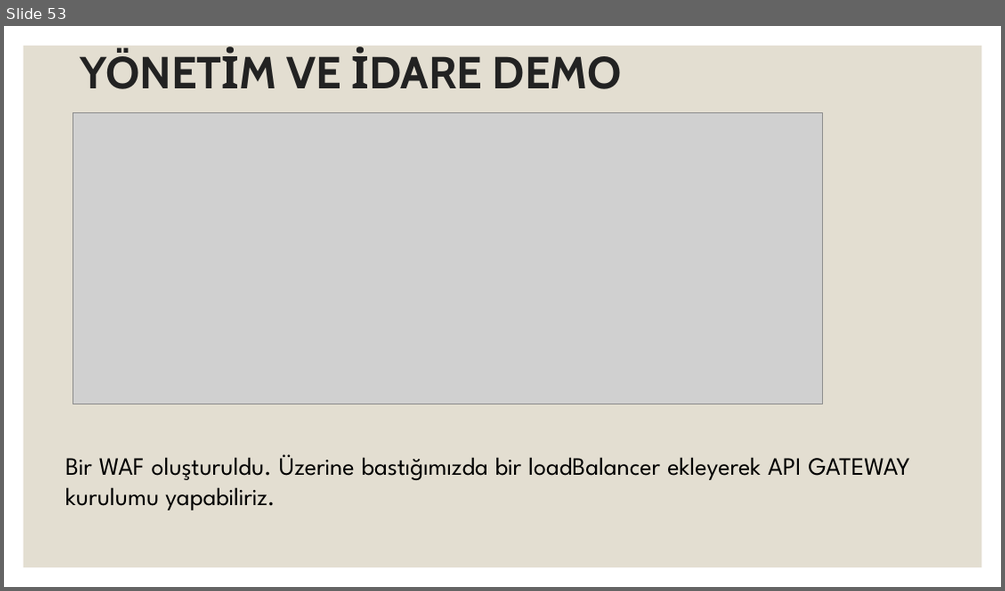
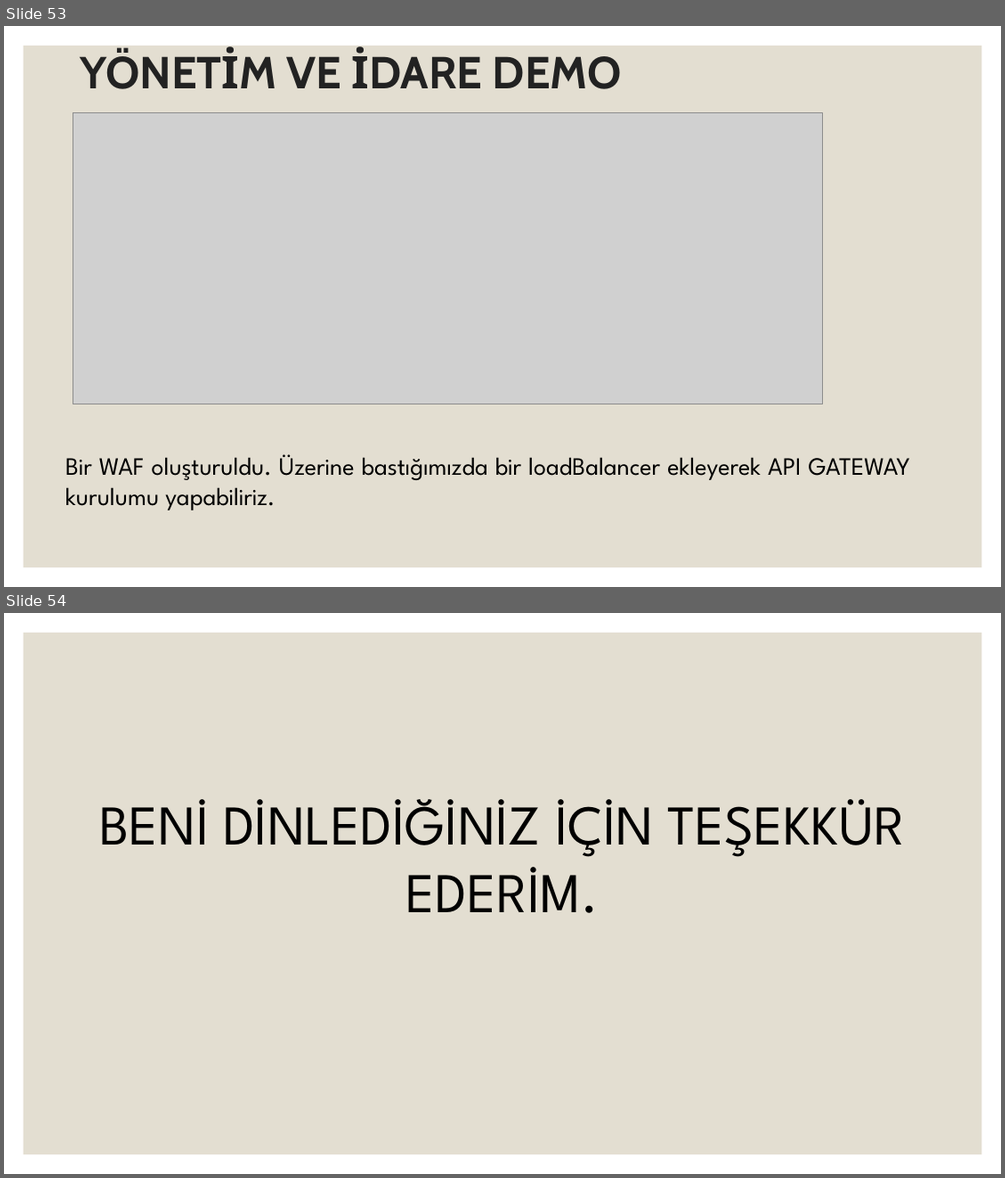
Before and after one commit to bugraklcc/AWS101, a slide deck: AMAZON WEB SERVİSLERİ.pptx. Shown one above the other, each under a label of ours: slide 53 before the commit, slides 53 and 54 after it. The pictures are 1005x591 and 1005x1178 pixels, drawn with LibreOffice and Linux fonts; fonts in the diff are those of the drawing; grey boxes stand for pictures. Boxes give left, top, right and bottom in pixels: in the first picture for what was removed or moved away, otherwise in the second. Text is boxed around its words. In the diff, an @@ line names an element or a change of style, - is before the commit and + after.

```diff
--- a/AMAZON WEB SERVİSLERİ.pptx
+++ b/AMAZON WEB SERVİSLERİ.pptx
@@ slide 54 added at box(4, 613, 1001, 1174), background #FFFFFF; not listed: 1 template element that a slide beside it also shows @@
@@ text added at box(100, 799, 905, 913), 54 pt, text #000000 @@
+BENİ DİNLEDİĞİNİZ İÇİN TEŞEKKÜR EDERİM.
```
Also in this commit, not shown: 4 slides changed.
